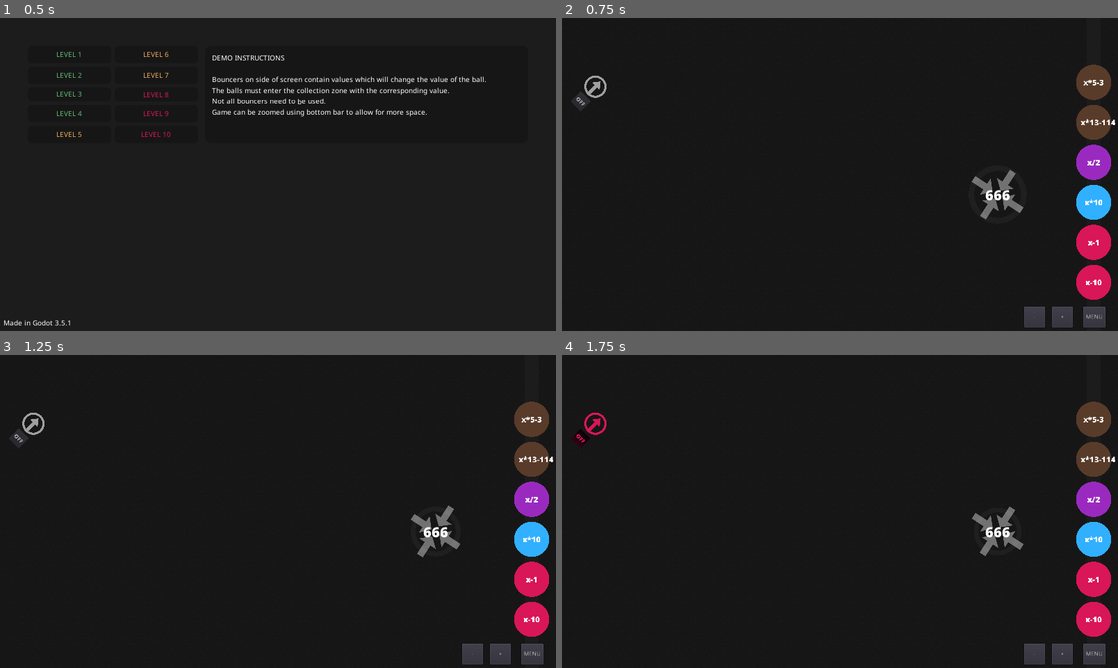
Above: before the commit, frames 1-4 (two rows, left to right).
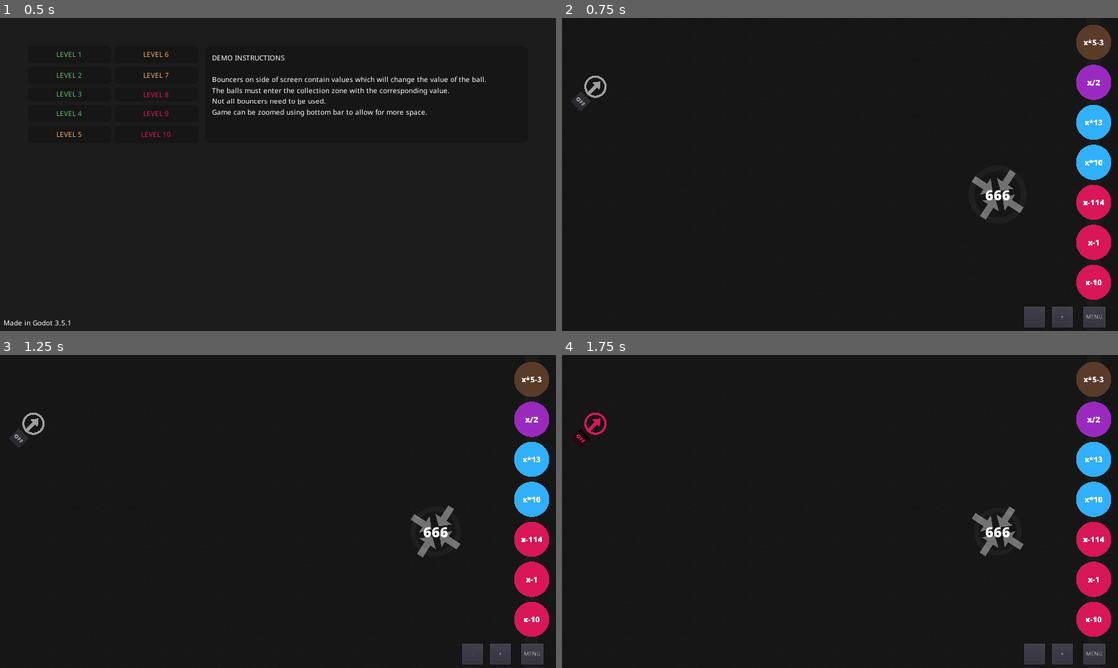
Above: after the commit, the same moments.

Repository: Masonzk/2023TSAVGDSOURCE
Game: Godot game, scene res://Scenes/Menu.tscn
The game is run twice, just before and just after one commit, with the same random seed, the same clock (stepped at 60 frames per second) and the same inputs.
Inputs:
- Up to frame 1 (0.5 s): no input
- Up to frame 2 (0.75 s): click "LEVEL 6" at 0.5 s
- Up to frame 3 (1.25 s): no input
- Up to frame 4 (1.75 s): click "OFF" at 1.25 s

Frame 1 is identical in both runs. In frame 2, 2.8% of the frame differs, in the area x 92-100%, y 2-65%; in frame 3, 2.8%; in frame 4, 2.8%.

Commit message:
Level 6 Rework
Split one of the bubbles in two.

Diff:
--- a/Scenes/Levels/6.tscn
+++ b/Scenes/Levels/6.tscn
@@ -3,7 +3,7 @@
 [ext_resource path="res://Scenes/Levels/Base.tscn" type="PackedScene" id=1]
 
 [node name="6" instance=ExtResource( 1 )]
-expressions = [ "x-10", "x-1", "x*10", "x/2", "x*13-114", "x*5-3" ]
+expressions = [ "x-10", "x-1", "x-114", "x*10", "x*13", "x/2", "x*5-3" ]
 
 [node name="Emitter" parent="." index="0"]
 position = Vector2( 77, 158 )
